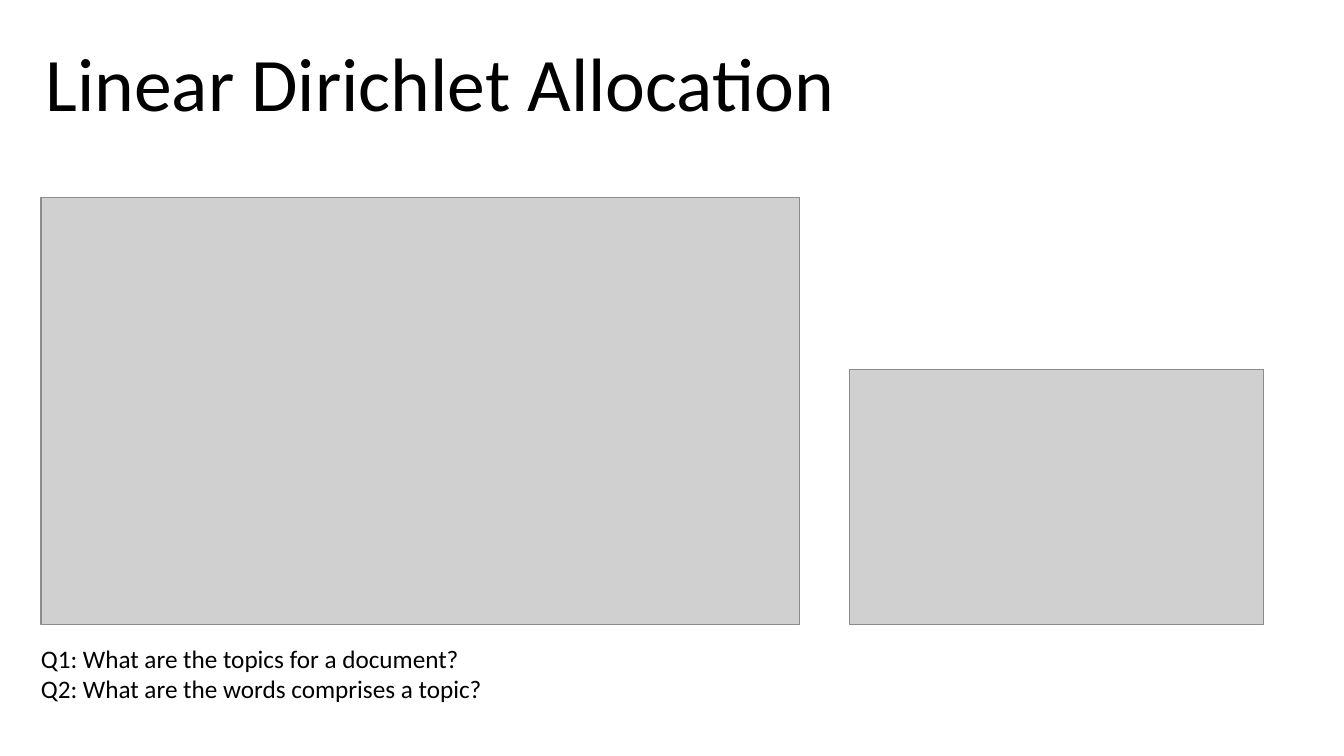
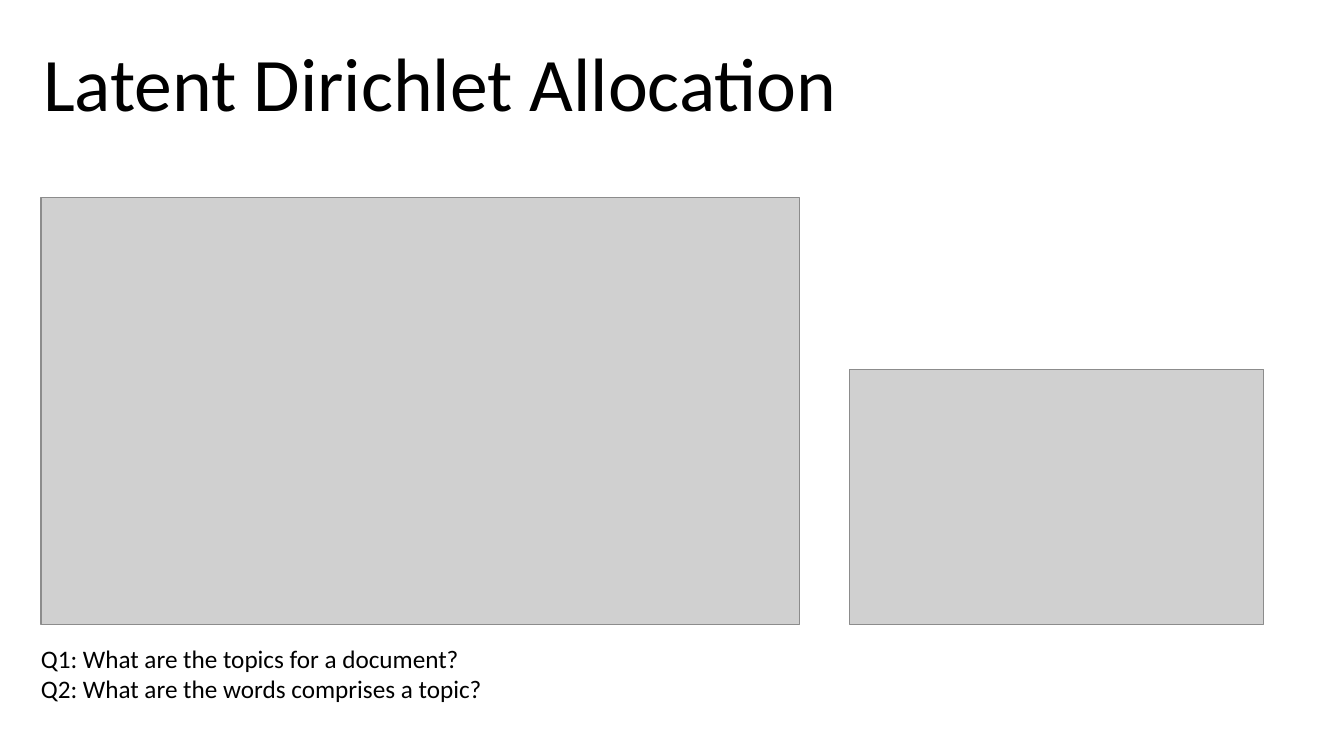
Before and after one commit to parikshitsaikia1619/LDA_modeing_IQVIA, a slide deck: slide 1 of LDA_overview.pptx. Drawn at 1344x756 pixels with LibreOffice and Linux fonts; fonts in the diff are those of the drawing; grey boxes stand for pictures. Boxes give left, top, right and bottom in pixels: in the first picture for what was removed or moved away, otherwise in the second. Text is boxed around its words. In the diff, an @@ line names an element or a change of style, - is before the commit and + after.

```diff
--- a/LDA_overview.pptx
+++ b/LDA_overview.pptx
@@ text at bbox=[43, 58, 837, 112]: text changed @@
-Linear Dirichlet Allocation
+Latent Dirichlet Allocation
```
